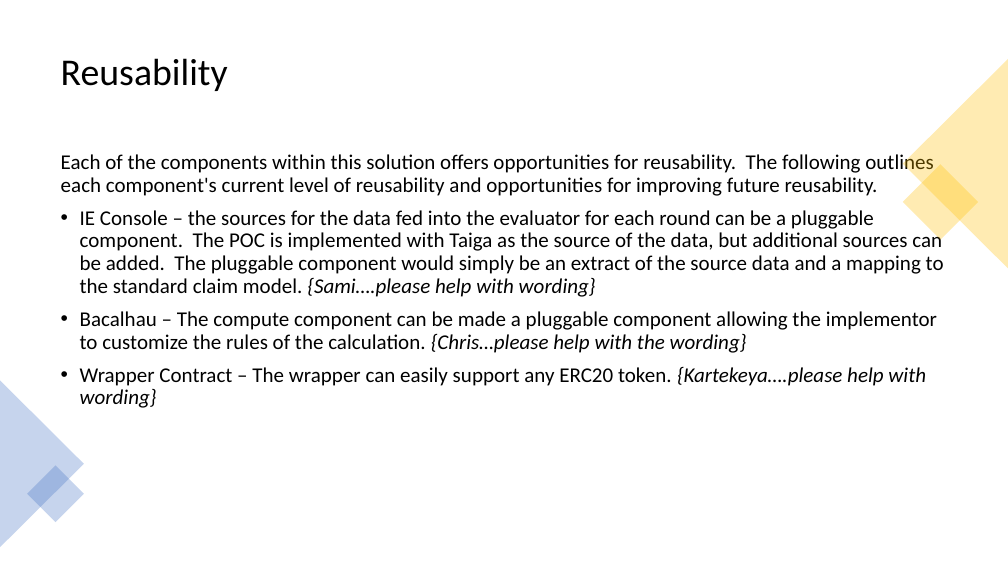
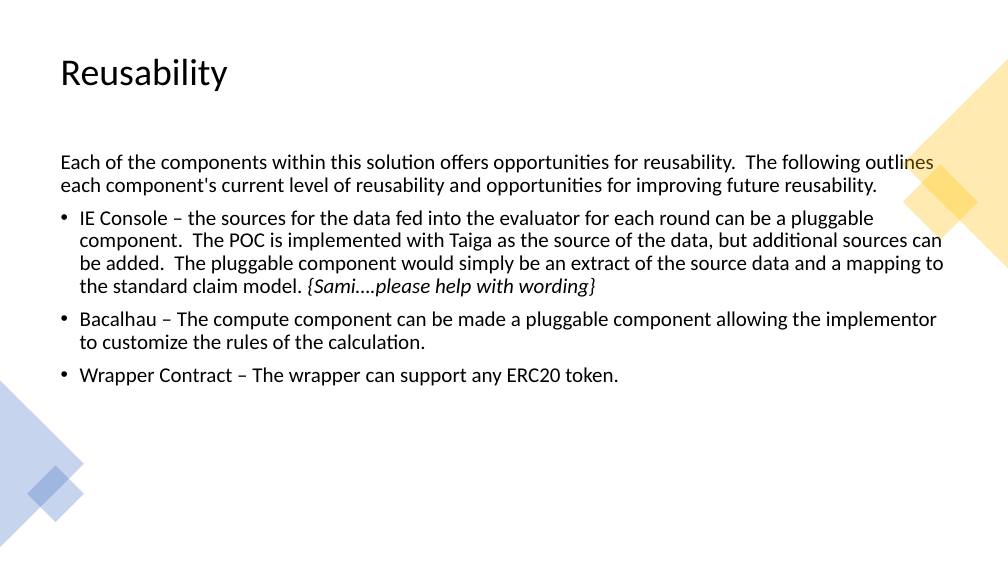
Before and after one commit to Cooperation-org/linked-trust-impact-eval, a slide deck: slide 3 of doc/ImpactEvaluatorsGrant.pptx. Drawn at 1008x567 pixels with LibreOffice and Linux fonts; fonts in the diff are those of the drawing. Boxes give left, top, right and bottom in pixels: in the first picture for what was removed or moved away, otherwise in the second. Text is boxed around its words. In the diff, an @@ line names an element or a change of style, - is before the commit and + after.

Commit message:
Tweaked invokeWrapper; Documentation Updates

```diff
--- a/doc/ImpactEvaluatorsGrant.pptx
+++ b/doc/ImpactEvaluatorsGrant.pptx
@@ text at bbox=[80, 311, 937, 386]: text changed @@
-• Bacalhau – The compute component can be made a pluggable component allowing the implementor to customize the rules of the calculation. {Chris…please help with the wording}
-• Wrapper Contract – The wrapper can easily support any ERC20 token. {Kartekeya….please help with wording}
+• Bacalhau – The compute component can be made a pluggable component allowing the implementor to customize the rules of the calculation.
+• Wrapper Contract – The wrapper can support any ERC20 token.
```
Also in this commit, not shown: 4 other slides changed, 6 other files.
